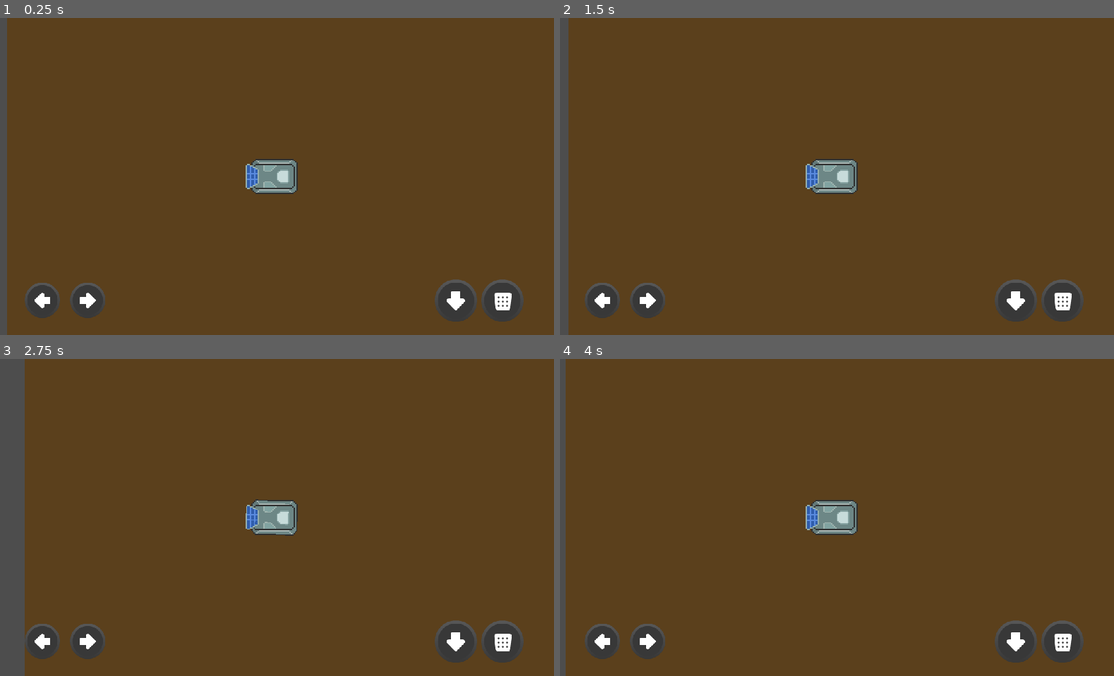
Above: before the commit, frames 1-4 (two rows, left to right).
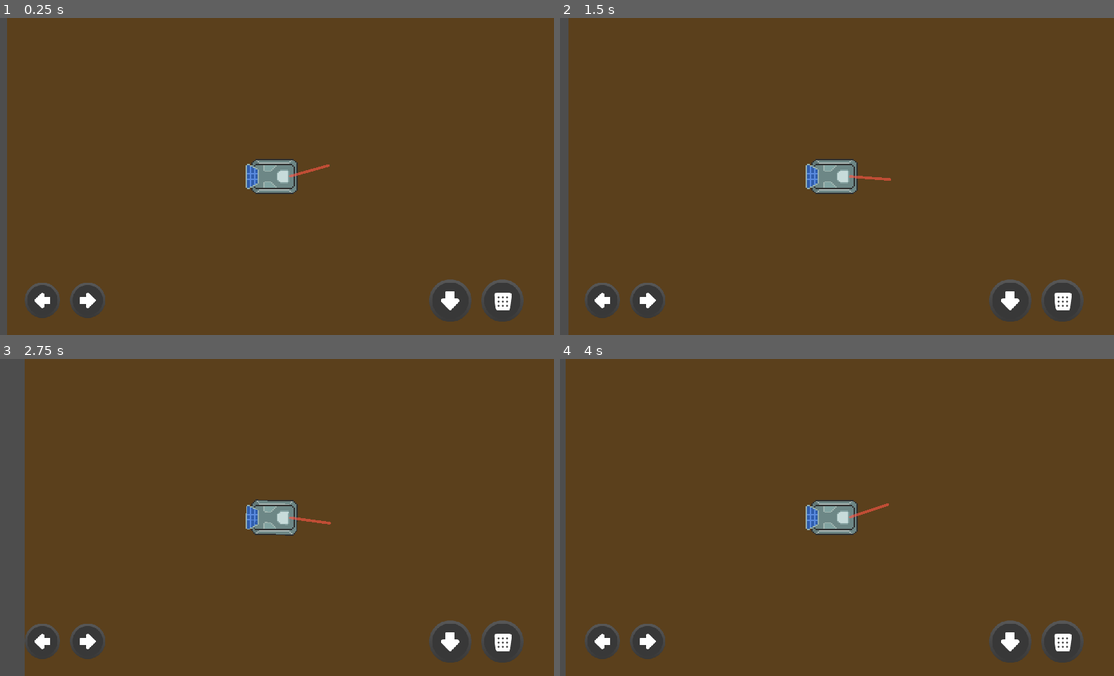
Above: after the commit, the same moments.

Repository: SHADOW-077/Beyond-Earth--The-Last-Mission
Game: Godot game, scene res://scenes/level_1.tscn
Same seed, same stepped clock (60 frames per second), same inputs: the game is played once before the commit and once after it.
Inputs:
- Up to frame 1 (0.25 s): no input
- Up to frame 2 (1.5 s): hold D (move_right) 0.53-1.28 s; hold S (move_backward) from 1.28 s (still down)
- Up to frame 3 (2.75 s): release S (move_backward) at 2.03 s; hold D (move_right) from 2.03 s (still down)
- Up to frame 4 (4 s): tap Enter at 2.75 s; release D (move_right) at 2.78 s; hold W (move_forward) 2.78-3.53 s; tap Space at 3.5 s; hold A (move_left) from 3.53 s (still down)

The runs differ from the first frame. In frame 1, 0.5% of the frame differs, in the area x 52-87%, y 46-96%; in frame 2, 0.5%, in the area x 52-87%, y 49-96%; in frame 3, 0.5%; in frame 4, 0.5%.

Commit message:
added a raycast for collision detection

Diff:
--- a/scenes/controls.tscn
+++ b/scenes/controls.tscn
@@ -14,7 +14,7 @@
 action = "move_forward"
 
 [node name="dpad_down" type="TouchScreenButton" parent="."]
-position = Vector2(1010, 594)
+position = Vector2(997, 594)
 scale = Vector2(1.2, 1.2)
 texture_normal = ExtResource("2_q81bv")
 action = "move_backward"
--- a/scenes/rover.gd
+++ b/scenes/rover.gd
@@ -2,9 +2,12 @@
 
 @export var rover_speed = 325
 @export var acceleration = 5
+var min_angle = 240
+var max_angle = 300
+var rotating_right: bool = true
 var movement = 0
-@export var rotation_speed = 1.75
 
+@onready var ray = $RayCast2D
 func _physics_process(delta):
 	#rover movement
 	if velocity==Vector2.ZERO:
@@ -21,3 +24,22 @@
 		movement-= acceleration
 		velocity = lerp(velocity,Vector2(max(movement, -rover_speed/2),0).rotated(rotation),0.5)
 	move_and_slide()
+
+	#raycast
+
+	var end_point_ray = ray.target_position
+	if ray.is_colliding():
+		end_point_ray = $Line2D.distance_to(ray.get_collision_point())
+		$Line2D.set_point_position(1,end_point_ray)
+
+func _process(delta):
+	if rotating_right:
+		ray.rotation += 1 * delta
+		if ray.rotation >= deg_to_rad(max_angle):
+			ray.rotation = deg_to_rad(max_angle)
+			rotating_right = false
+	else:
+		ray.rotation -= 1 * delta
+		if ray.rotation <= deg_to_rad(min_angle):
+			ray.rotation = deg_to_rad(min_angle)
+			rotating_right = true
--- a/scenes/rover.tscn
+++ b/scenes/rover.tscn
@@ -23,3 +23,18 @@
 shape = SubResource("RectangleShape2D_jps58")
 
 [node name="Camera2D" type="Camera2D" parent="."]
+
+[node name="RayCast2D" type="RayCast2D" parent="."]
+position = Vector2(40, 0)
+rotation = 4.18879
+target_position = Vector2(0, 95)
+
+[node name="Line2D" type="Line2D" parent="RayCast2D"]
+position = Vector2(2.38497e-08, 2)
+rotation = 1.5708
+points = PackedVector2Array(0, 0, 90, 0)
+width = 6.0
+default_color = Color(1, 0.335514, 0.269596, 0.611765)
+joint_mode = 2
+begin_cap_mode = 2
+end_cap_mode = 2
